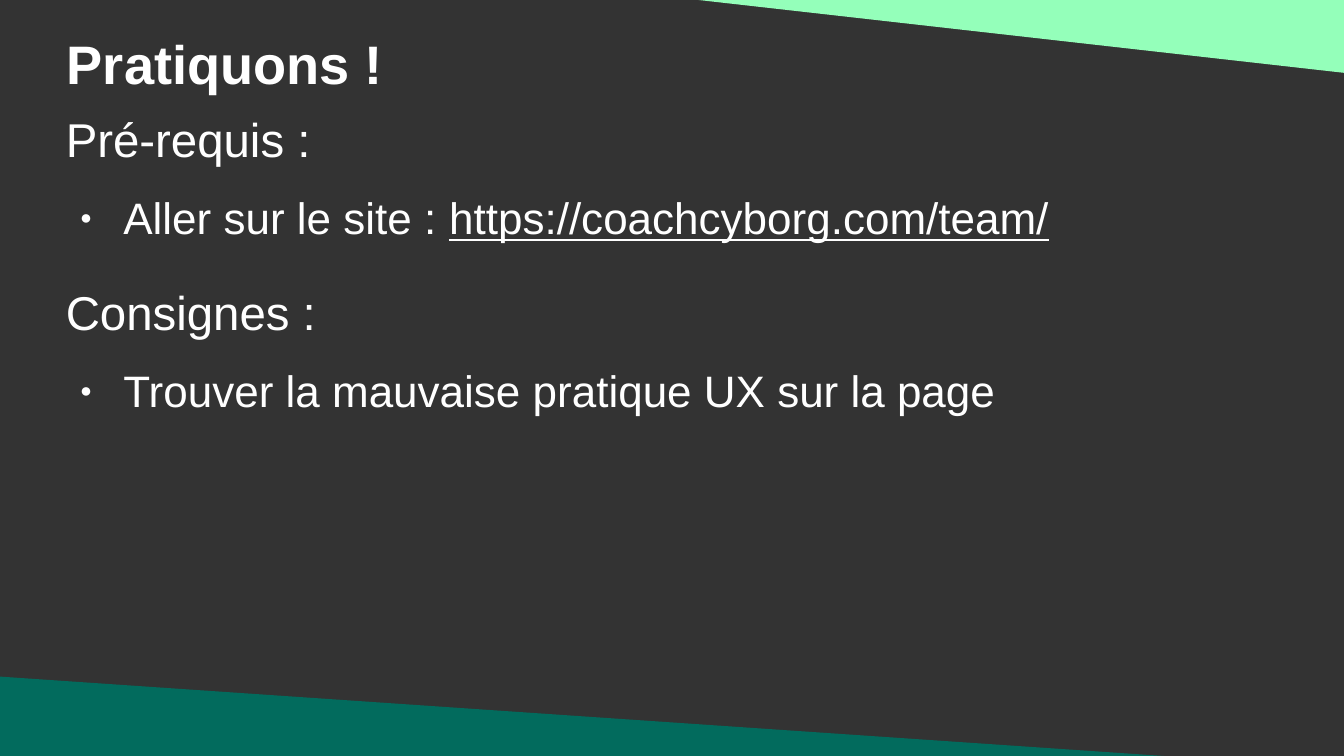
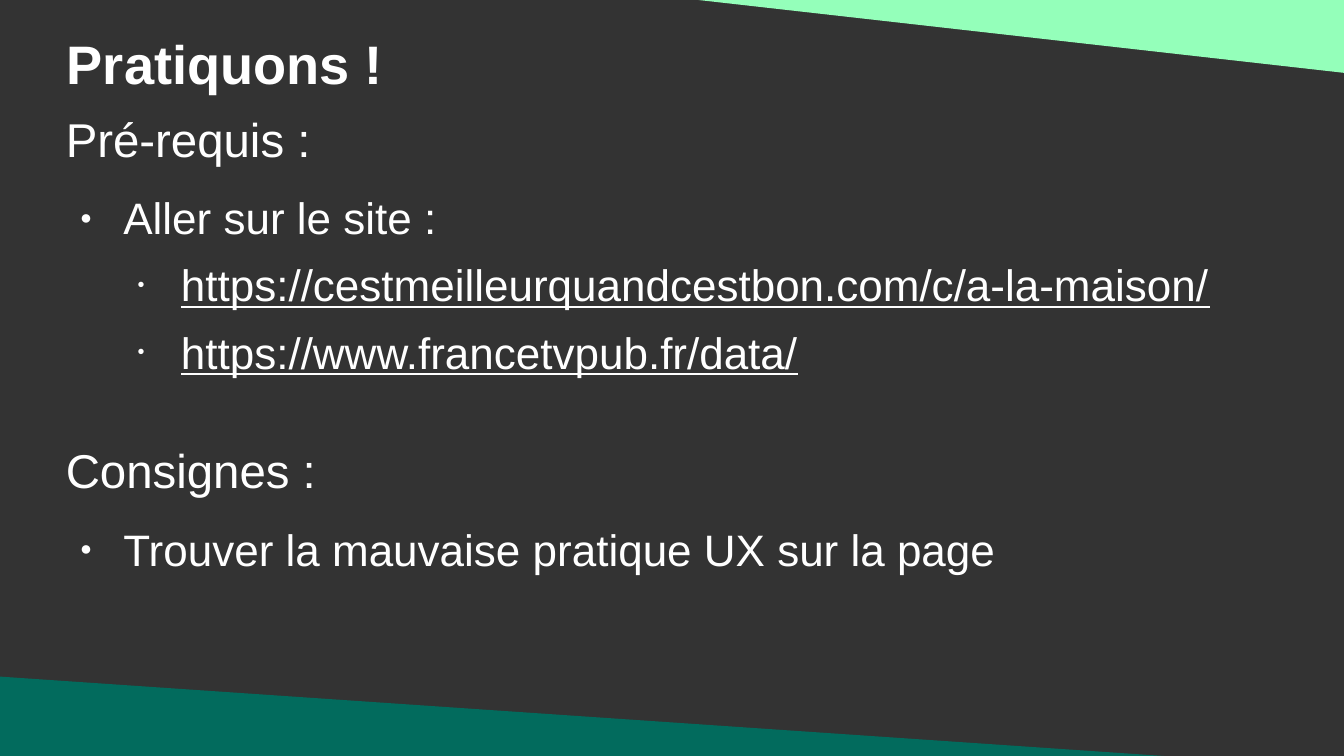
Before and after one commit to DanYellow/cours, a slide deck: slide 35 of ergonomie-et-accessibilite-s2/numero-1/presentation.odp (slide 32 before the commit). Drawn at 1344x756 pixels with LibreOffice and Linux fonts; fonts in the diff are those of the drawing. Boxes give left, top, right and bottom in pixels: in the first picture for what was removed or moved away, otherwise in the second. Text is boxed around its words. In the diff, an @@ line names an element or a change of style, - is before the commit and + after.

Commit message:
Update big data

```diff
--- a/ergonomie-et-accessibilite-s2/numero-1/presentation.odp
+++ b/ergonomie-et-accessibilite-s2/numero-1/presentation.odp
@@ text at box(123, 202, 1208, 377): text changed @@
-● Aller sur le site : https://coachcyborg.com/team/
+● Aller sur le site :
+  • https://cestmeilleurquandcestbon.com/c/a-la-maison/
+  • https://www.francetvpub.fr/data/
@@ text "Consignes :": place and size @@
-text "Consignes :" at box(66, 295, 995, 416)
+text "Consignes :" at box(66, 453, 995, 574)
```
Also in this commit, not shown: 3 other slides changed, 4 slides added, 3 other files.
